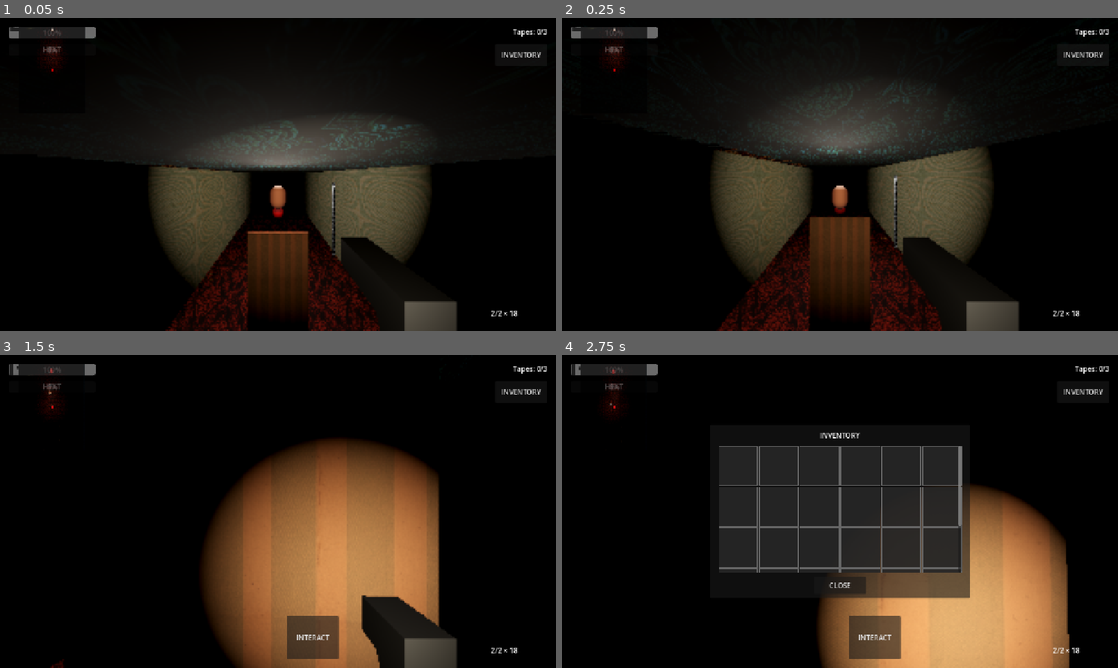
Above: before the commit, frames 1-4 (two rows, left to right).
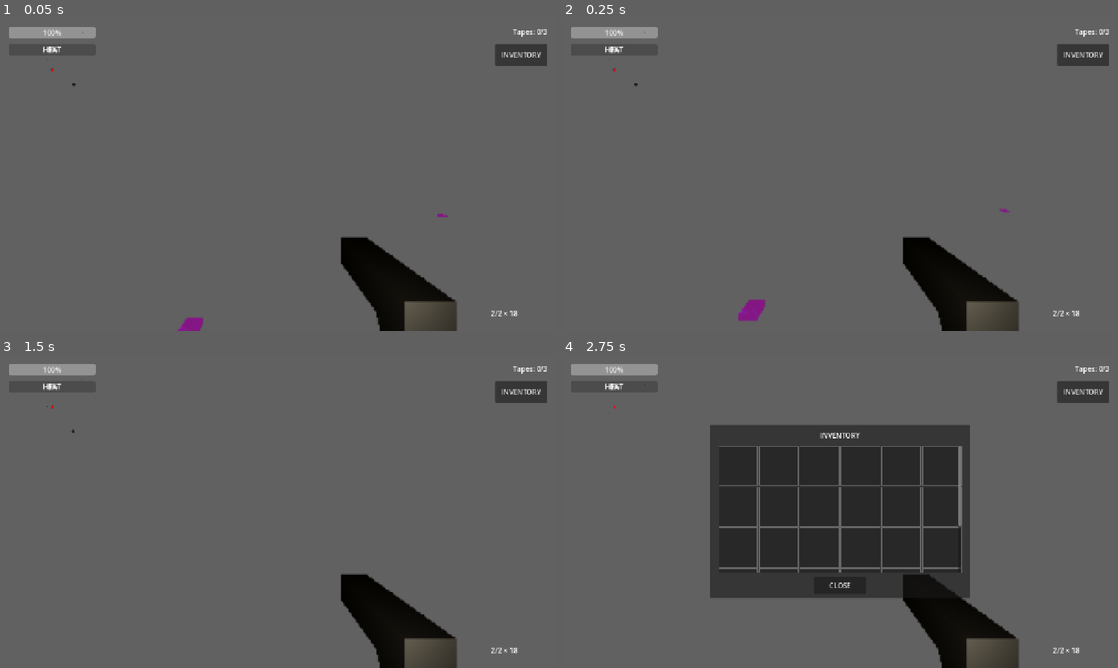
Above: after the commit, the same moments.

Repository: sergesvalov/alex_fight
Game: Godot game, scene res://scenes/levels/hotel_siberia/hotel_level_4.tscn
Two runs of this game, one before a commit and one after it. Both use one fixed random seed, a clock stepped at 60 frames per second and the inputs below. Sound files missing from this copy of the repository are replaced by a short silence.
Inputs (mouse positions are in pixels of both pictures, inside the frame that each line leads up to):
- Up to frame 1 (0.05 s): no input
- Up to frame 2 (0.25 s): no input
- Up to frame 3 (1.5 s): tap Enter at 0.5 s; move the mouse to (305, 511) at 0.52 s; hold Up (ui_up) from 0.53 s (still down); click (305, 511) at 0.6 s; move the mouse to (250, 511) at 1.27 s; tap E at 1.35 s
- Up to frame 4 (2.75 s): keep holding Up (ui_up); move the mouse to (851, 505) at 2.02 s; tap I at 2.1 s

The runs differ from the first frame. In frame 1, 95% of the frame differs, in the area x 0-100%, y 0-100%; in frame 2, 96%; in frame 3, 97%; in frame 4, 82%.
Error before the commit: Invalid assignment of property or key 'patrol_points' with value of type 'Array' on a base object of type 'CharacterBody3D (CerberusAI)'. (res://scripts/levels…
Error after the commit: Parse Error: Preload file "res://assets/textures/hotel_ceiling.jpg" does not exist. (res://scripts/levels/hotel_level_generator.gd:13)

Commit message:
feat: add hotel level generation system and cleanup utilities

Diff:
--- /dev/null
+++ b/rebuild_level.gd
@@ -0,0 +1,44 @@
+extends SceneTree
+
+func _init():
+	var file = FileAccess.open("rebuild_log.txt", FileAccess.WRITE)
+	file.store_line("Starting rebuild...")
+
+	var path = "res://scenes/levels/hotel_siberia/base_hotel_level.tscn"
+	var pack = load(path) as PackedScene
+	if not pack:
+		file.store_line("Could not load scene")
+		quit()
+		return
+
+	var root = pack.instantiate()
+	var nav = root.get_node_or_null("NavigationRegion3D")
+	if not nav:
+		file.store_line("No nav")
+		quit()
+		return
+
+	var gen = nav.get_node_or_null("HotelGeometry")
+	if not gen:
+		file.store_line("No gen")
+		quit()
+		return
+
+	var count = 0
+	var children = gen.get_children()
+	for child in children:
+		if child.name != "InteractableObjects":
+			gen.remove_child(child)
+			child.free()
+			count += 1
+			file.store_line("Removed " + child.name)
+
+	gen._generate_level()
+	file.store_line("Generated level.")
+
+	var new_pack = PackedScene.new()
+	new_pack.pack(root)
+	ResourceSaver.save(new_pack, path)
+	file.store_line("Saved to " + path)
+	file.close()
+	quit()
--- a/scripts/levels/hotel_level_generator.gd
+++ b/scripts/levels/hotel_level_generator.gd
@@ -1,54 +1,22 @@
 @tool
-extends HotelLevelGeneratorGeometry
+extends Node3D
 class_name HotelLevelGenerator
 
-# region Initialization
+@export var floor_number: int = 4
+@export var player_spawn_pos: Vector3 = Vector3(0, 1.0, 0)
+@export var floor_thickness: float = 0.5
+@export var corridor_height: float = 3.0
+@export var wall_thickness: float = 0.2
+
+var carpet_texture = preload("res://assets/textures/hotel_carpet.jpg")
+var wall_texture = preload("res://assets/textures/hotel_wallpaper.jpg")
+var ceiling_texture = preload("res://assets/textures/hotel_ceiling.jpg")
 
 func _ready() -> void:
 	if not Engine.is_editor_hint():
-		var f_scale = GlobalConfig.get_floor_scale()
-		var p_scale = GlobalConfig.get_player_scale()
+		_generate_level()
 
-		double_room_step *= f_scale
-		single_room_step *= f_scale
-		corridor_width *= f_scale
-		corridor_height *= f_scale
-		wall_thickness *= f_scale
-		floor_height *= f_scale
-		stairwell_south_offset *= f_scale
-		total_corridor_end_margin *= f_scale
-		side_corridor_z_start *= f_scale
-		side_corridor_z_end *= f_scale
-		side_corridor_depth *= f_scale
-		elev_shaft_depth *= f_scale
-		maint_room_depth *= f_scale
-		double_room_x *= f_scale
-		double_room_start_z *= f_scale
-		double_room_wall_len *= f_scale
-		single_room_x *= f_scale
-		single_room_start_z *= f_scale
-		single_room_wall_len *= f_scale
-		room_door_z_offset *= f_scale
-
-		# Door and hole variables strictly follow player height
-		room_door_width *= p_scale
-		room_door_height *= p_scale
-		room_door_opening_width *= p_scale
-		util_door_width *= p_scale
-		util_door_height *= p_scale
-		door_hole_width_margin *= p_scale
-		maint_door_hole_width_margin *= p_scale
-		room_hole_margin *= p_scale
-
-		player_spawn_pos *= f_scale
-		enemies_spawn_z_offset *= f_scale
-		patrol_point_step *= f_scale
-		patrol_end_margin *= f_scale
-		patrol_fallback_z *= f_scale
-
-		_generate_level()
-		_apply_stylization()
-
+		# Allow physics to settle before spawning/navmesh (matching old logic)
 		await get_tree().physics_frame
 		await get_tree().physics_frame
 
@@ -56,69 +24,89 @@
 		if nav_region is NavigationRegion3D:
 			nav_region.bake_navigation_mesh()
 
-func _apply_stylization() -> void:
-	HotelLevelStylizer.apply_stylization(self)
+func _generate_level() -> void:
+	print("Generating SIMPLE hotel level geometry...")
 
-# endregion
+	# Clean up any previously generated nodes in editor
+	for child in get_children():
+		child.queue_free()
 
-# region Core Generation Logic
-
-func _generate_level() -> void:
-	print("Generating hotel level geometry...")
-	_clear_generated_nodes()
-
-	_create_floor_group("GeneratedFloor_Main", 0.0, true)
-	_create_floor_group("GeneratedFloor_Above", floor_height, false)
-	_create_floor_group("GeneratedFloor_Below", -floor_height, false)
-
-func _create_floor_group(name: String, y_pos: float, is_main: bool) -> void:
 	var parent = CSGCombiner3D.new()
-	parent.name = name
-	parent.transform.origin.y = y_pos
+	parent.name = "GeneratedFloor_Main"
 	parent.use_collision = true
 	parent.collision_layer = 2
 	add_child(parent)
-	parent.owner = get_tree().edited_scene_root
+	if Engine.is_editor_hint():
+		parent.owner = get_tree().edited_scene_root
 
-	var f_num = floor_number
-	if name.ends_with("_Above"):
-		f_num += 1
-	elif name.ends_with("_Below"):
-		f_num -= 1
+	var f_scale = GlobalConfig.get_floor_scale()
 
-	var orig_carpet = carpet_color
-	var orig_map = map_texture
-	var orig_ad = ad_texture
+	# Dimensions based on 5-meter modular grid and AGENTS.md
+	# Z length = 60.0m (from -30 to 30)
+	var z_length = 60.0 * f_scale
+	# X width = 21.5m (from -10.75 to 10.75 based on old generator)
+	var x_width = 21.5 * f_scale
+	var height = corridor_height * f_scale
+	var thickness = wall_thickness * f_scale
+	var floor_thick = floor_thickness * f_scale
 
-	if not is_main:
-		f_num = HotelLevelStylizer.get_external_floor(self, f_num)
-		HotelLevelStylizer._apply_external_styles(self, f_num)
+	var floor_y = -floor_thick / 2.0
+	var ceil_y = height + (floor_thick / 2.0)
 
-	_generate_floor(f_num, parent, is_main)
+	var floor_mat = StandardMaterial3D.new()
+	floor_mat.albedo_texture = carpet_texture
+	floor_mat.uv1_scale = Vector3(10, 10, 10)
 
-	carpet_color = orig_carpet
-	map_texture = orig_map
-	ad_texture = orig_ad
+	var ceil_mat = StandardMaterial3D.new()
+	ceil_mat.albedo_texture = ceiling_texture
+	ceil_mat.uv1_scale = Vector3(10, 10, 10)
 
-func _generate_floor(f_num: int, parent: Node3D, is_main: bool) -> void:
-	var corridor_start_z = HotelLevelCoordinates.get_corridor_start_z()
-	var total_corridor_end = HotelLevelCoordinates.get_total_corridor_end()
+	var wall_mat = StandardMaterial3D.new()
+	wall_mat.albedo_texture = wall_texture
+	wall_mat.uv1_scale = Vector3(15, 3, 1)
 
-	_generate_corridor_shell(parent, corridor_start_z, total_corridor_end)
-	_generate_outer_shell(parent)
-	_generate_north_block(parent, total_corridor_end)
+	# 1. Floor
+	_create_box(parent, "Floor", Vector3(0, floor_y, 0), Vector3(x_width, floor_thick, z_length), floor_mat)
 
-	_generate_rooms_side(f_num, parent, true, corridor_start_z, total_corridor_end)
-	_generate_rooms_side(f_num, parent, false, corridor_start_z, total_corridor_end)
+	# 2. Ceiling
+	_create_box(parent, "Ceiling", Vector3(0, ceil_y, 0), Vector3(x_width, floor_thick, z_length), ceil_mat)
 
-	_generate_south_block(parent, corridor_start_z)
+	# 3. Outer Walls
+	var half_x = x_width / 2.0
+	var half_z = z_length / 2.0
+	var wall_y = height / 2.0
 
-	_generate_map_decals(parent)
-	_generate_corridor_lights(parent, corridor_start_z, total_corridor_end, f_num)
+	_create_box(parent, "Wall_West", Vector3(-half_x - thickness/2.0, wall_y, 0), Vector3(thickness, height, z_length), wall_mat)
+	_create_box(parent, "Wall_East", Vector3(half_x + thickness/2.0, wall_y, 0), Vector3(thickness, height, z_length), wall_mat)
+	_create_box(parent, "Wall_North", Vector3(0, wall_y, -half_z - thickness/2.0), Vector3(x_width + thickness*2, height, thickness), wall_mat)
+	_create_box(parent, "Wall_South", Vector3(0, wall_y, half_z + thickness/2.0), Vector3(x_width + thickness*2, height, thickness), wall_mat)
 
-	if is_main:
-		HotelLevelEntitySpawner.generate_entities(self, total_corridor_end)
+	# 4. Light
+	var light = OmniLight3D.new()
+	light.name = "MainRoomLight"
+	light.position = Vector3(0, height - 0.5, 0)
+	light.omni_range = 50.0
+	light.light_energy = 2.0
+	light.light_color = Color(1.0, 0.95, 0.9)
+	light.shadow_enabled = true
+	add_child(light)
+	if Engine.is_editor_hint():
+		light.owner = get_tree().edited_scene_root
 
-	print("Level geometry generated for floor " + str(f_num))
+	# 5. Spawn Player in Center
+	var player = get_node_or_null("../../Player")
+	if player:
+		# player_spawn_pos should be scaled by f_scale
+		var p_spawn = player_spawn_pos * f_scale
+		player.transform.origin = p_spawn
+		print("Player spawned at: ", p_spawn)
 
-# endregion
+func _create_box(parent: Node, node_name: String, pos: Vector3, size: Vector3, mat: Material) -> void:
+	var box = CSGBox3D.new()
+	box.name = node_name
+	box.position = pos
+	box.size = size
+	box.material = mat
+	parent.add_child(box)
+	if Engine.is_editor_hint():
+		box.owner = get_tree().edited_scene_root
--- /dev/null
+++ b/scripts/levels/old_generator/hotel_level_generator_backup.gd
@@ -0,0 +1,124 @@
+@tool
+extends HotelLevelGeneratorGeometry
+#class_name HotelLevelGenerator
+
+# region Initialization
+
+func _ready() -> void:
+	if not Engine.is_editor_hint():
+		var f_scale = GlobalConfig.get_floor_scale()
+		var p_scale = GlobalConfig.get_player_scale()
+
+		double_room_step *= f_scale
+		single_room_step *= f_scale
+		corridor_width *= f_scale
+		corridor_height *= f_scale
+		wall_thickness *= f_scale
+		floor_height *= f_scale
+		stairwell_south_offset *= f_scale
+		total_corridor_end_margin *= f_scale
+		side_corridor_z_start *= f_scale
+		side_corridor_z_end *= f_scale
+		side_corridor_depth *= f_scale
+		elev_shaft_depth *= f_scale
+		maint_room_depth *= f_scale
+		double_room_x *= f_scale
+		double_room_start_z *= f_scale
+		double_room_wall_len *= f_scale
+		single_room_x *= f_scale
+		single_room_start_z *= f_scale
+		single_room_wall_len *= f_scale
+		room_door_z_offset *= f_scale
+
+		# Door and hole variables strictly follow player height
+		room_door_width *= p_scale
+		room_door_height *= p_scale
+		room_door_opening_width *= p_scale
+		util_door_width *= p_scale
+		util_door_height *= p_scale
+		door_hole_width_margin *= p_scale
+		maint_door_hole_width_margin *= p_scale
+		room_hole_margin *= p_scale
+
+		player_spawn_pos *= f_scale
+		enemies_spawn_z_offset *= f_scale
+		patrol_point_step *= f_scale
+		patrol_end_margin *= f_scale
+		patrol_fallback_z *= f_scale
+
+		_generate_level()
+		_apply_stylization()
+
+		await get_tree().physics_frame
+		await get_tree().physics_frame
+
+		var nav_region = get_parent()
+		if nav_region is NavigationRegion3D:
+			nav_region.bake_navigation_mesh()
+
+func _apply_stylization() -> void:
+	HotelLevelStylizer.apply_stylization(self)
+
+# endregion
+
+# region Core Generation Logic
+
+func _generate_level() -> void:
+	print("Generating hotel level geometry...")
+	_clear_generated_nodes()
+
+	_create_floor_group("GeneratedFloor_Main", 0.0, true)
+	_create_floor_group("GeneratedFloor_Above", floor_height, false)
+	_create_floor_group("GeneratedFloor_Below", -floor_height, false)
+
+func _create_floor_group(name: String, y_pos: float, is_main: bool) -> void:
+	var parent = CSGCombiner3D.new()
+	parent.name = name
+	parent.transform.origin.y = y_pos
+	parent.use_collision = true
+	parent.collision_layer = 2
+	add_child(parent)
+	parent.owner = get_tree().edited_scene_root
+
+	var f_num = floor_number
+	if name.ends_with("_Above"):
+		f_num += 1
+	elif name.ends_with("_Below"):
+		f_num -= 1
+
+	var orig_carpet = carpet_color
+	var orig_map = map_texture
+	var orig_ad = ad_texture
+
+	if not is_main:
+		f_num = HotelLevelStylizer.get_external_floor(self, f_num)
+		HotelLevelStylizer._apply_external_styles(self, f_num)
+
+	_generate_floor(f_num, parent, is_main)
+
+	carpet_color = orig_carpet
+	map_texture = orig_map
+	ad_texture = orig_ad
+
+func _generate_floor(f_num: int, parent: Node3D, is_main: bool) -> void:
+	var corridor_start_z = HotelLevelCoordinates.get_corridor_start_z()
+	var total_corridor_end = HotelLevelCoordinates.get_total_corridor_end()
+
+	_generate_corridor_shell(parent, corridor_start_z, total_corridor_end)
+	_generate_outer_shell(parent)
+	_generate_north_block(parent, total_corridor_end)
+
+	_generate_rooms_side(f_num, parent, true, corridor_start_z, total_corridor_end)
+	_generate_rooms_side(f_num, parent, false, corridor_start_z, total_corridor_end)
+
+	_generate_south_block(parent, corridor_start_z)
+
+	_generate_map_decals(parent)
+	_generate_corridor_lights(parent, corridor_start_z, total_corridor_end, f_num)
+
+	if is_main:
+		HotelLevelEntitySpawner.generate_entities(self, total_corridor_end)
+
+	print("Level geometry generated for floor " + str(f_num))
+
+# endregion
--- a/scripts/levels/hotel_level_generator_base.gd
+++ b/scripts/levels/old_generator/hotel_level_generator_base.gd
@@ -1,6 +1,6 @@
 @tool
 extends Node3D
-class_name HotelLevelGeneratorBase
+#class_name HotelLevelGeneratorBase
 
 # region Export Variables
 
--- a/scripts/levels/hotel_level_generator_geometry.gd
+++ b/scripts/levels/old_generator/hotel_level_generator_geometry.gd
@@ -1,6 +1,6 @@
 @tool
 extends HotelLevelGeneratorBase
-class_name HotelLevelGeneratorGeometry
+#class_name HotelLevelGeneratorGeometry
 
 # region Corridor Shell & Rooms
 
@@ -54,10 +54,10 @@
 
 		if is_left:
 			room = double_room_large_scene.instantiate() if data["type"] == "large" else double_room_scene.instantiate()
-			HotelDoorGenerator.create_room_wc_door(room, Vector3(1.55, 0, -3.6), true)
+			# HotelDoorGenerator.create_room_wc_door(room, Vector3(1.55, 0, -3.6), true)
 		else:
 			room = single_room_scene.instantiate()
-			HotelDoorGenerator.create_room_wc_door(room, Vector3(-2.2, 0, -0.25), false)
+			# HotelDoorGenerator.create_room_wc_door(room, Vector3(-2.2, 0, -0.25), false)
 
 		room.name = prefix + room_number
 		room.transform.origin = Vector3(room_x, room_y_offset, c_z)
@@ -179,9 +179,9 @@
 		stair_inst.owner = get_tree().edited_scene_root
 
 		# Generate the door into the south stairwell
-		var inst = HotelDoorGenerator.create_stairwell_door(parent, Vector3(0, 0, 25.0 * f_scale), 0, false)
-		if inst and Engine.is_editor_hint() and get_tree().edited_scene_root:
-			inst.owner = get_tree().edited_scene_root
+		# var inst = HotelDoorGenerator.create_stairwell_door(parent, Vector3(0, 0, 25.0 * f_scale), 0, false)
+		# if inst and Engine.is_editor_hint() and get_tree().edited_scene_root:
+		# 	inst.owner = get_tree().edited_scene_root
 
 func _generate_stairwell_junction(parent: Node3D, z_pos: float, is_north: bool) -> void:
 	var prefix = "North" if is_north else "South"
@@ -200,9 +200,10 @@
 	_create_csg_hole(wall_node, prefix + "StairwellJunctionHole", Vector3(0, hole_y - (wall_h / 2.0), 0), Vector3(hole_width, hole_height, wall_thick + room_hole_margin))
 
 	if is_north:
-		var inst = HotelDoorGenerator.create_stairwell_door(parent, Vector3(0, 0, z_pos), PI, true)
-		if inst and Engine.is_editor_hint() and get_tree().edited_scene_root:
-			inst.owner = get_tree().edited_scene_root
+		pass
+		# var inst = HotelDoorGenerator.create_stairwell_door(parent, Vector3(0, 0, z_pos), PI, true)
+		# if inst and Engine.is_editor_hint() and get_tree().edited_scene_root:
+		# 	inst.owner = get_tree().edited_scene_root
 
 
 func _generate_elevator_shaft(parent: Node3D) -> void:
@@ -213,7 +214,7 @@
 	inst.rotation_degrees.y = 180
 	# Placed in the space between North Stairs and Maint Room
 	inst.transform.origin = Vector3(5.5 * GlobalConfig.get_floor_scale(), 0, elev_z)
-	HotelDoorGenerator.create_elevator_door(inst, Vector3.ZERO)
+	# HotelDoorGenerator.create_elevator_door(inst, Vector3.ZERO)
 	parent.add_child(inst)
 	inst.owner = get_tree().edited_scene_root
 
--- /dev/null
+++ b/strip_doors.gd
@@ -0,0 +1,37 @@
+@tool
+extends EditorScript
+
+func _run():
+	var files_to_process = [
+		"res://scenes/levels/hotel_siberia/rooms/single_room.tscn",
+		"res://scenes/levels/hotel_siberia/rooms/double_room.tscn",
+		"res://scenes/levels/hotel_siberia/rooms/double_room_large.tscn"
+	]
+
+	for path in files_to_process:
+		var pack = load(path) as PackedScene
+		if not pack: continue
+		var root = pack.instantiate()
+		var changed = false
+
+		# Find and remove any node containing "Door" but not "Hole"
+		var nodes_to_remove = []
+		_find_doors(root, nodes_to_remove)
+
+		for node in nodes_to_remove:
+			node.get_parent().remove_child(node)
+			node.queue_free()
+			changed = true
+			print("Removed ", node.name, " from ", path)
+
+		if changed:
+			var new_pack = PackedScene.new()
+			new_pack.pack(root)
+			ResourceSaver.save(new_pack, path)
+			print("Saved ", path)
+
+func _find_doors(node: Node, list: Array):
+	if "Door" in node.name and not "Hole" in node.name:
+		list.append(node)
+	for child in node.get_children():
+		_find_doors(child, list)
Renamed: scripts/levels/hotel_door_generator.gd -> scripts/levels/old_generator/hotel_door_generator.gd
Renamed: scripts/levels/hotel_level_coordinates.gd -> scripts/levels/old_generator/hotel_level_coordinates.gd
Renamed: scripts/levels/hotel_level_entity_spawner.gd -> scripts/levels/old_generator/hotel_level_entity_spawner.gd
Renamed: scripts/levels/hotel_level_stylizer.gd -> scripts/levels/old_generator/hotel_level_stylizer.gd
Not shown, added: strip_output.txt
Not shown, added: strip_doors.py
